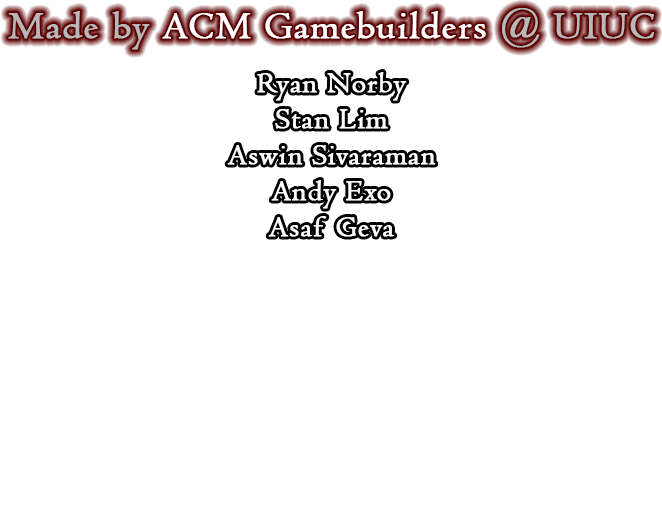
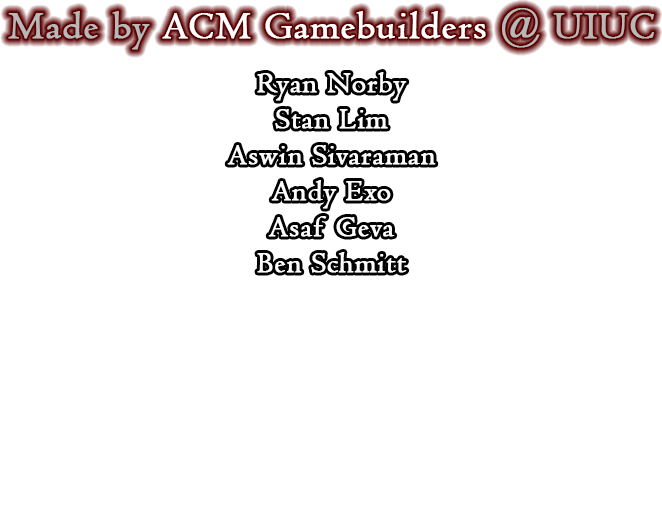
Layer changes from the first 662 × 512 image to the second:
renamed "Ryan Norby Stan Lim Aswin Sivaraman Andy Exo Asaf Geva" to "Ryan Norby Stan Lim Aswin Sivaraman Andy Exo Asaf Geva Ben Schm", painted on it over [254, 249, 410, 273]
